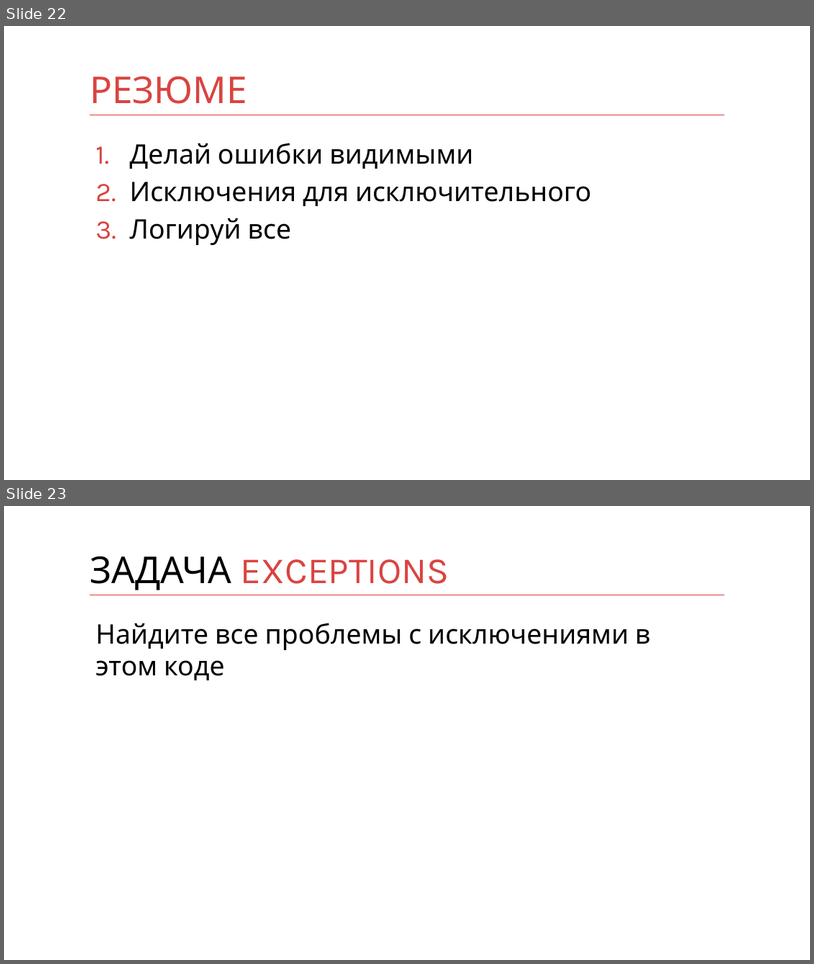
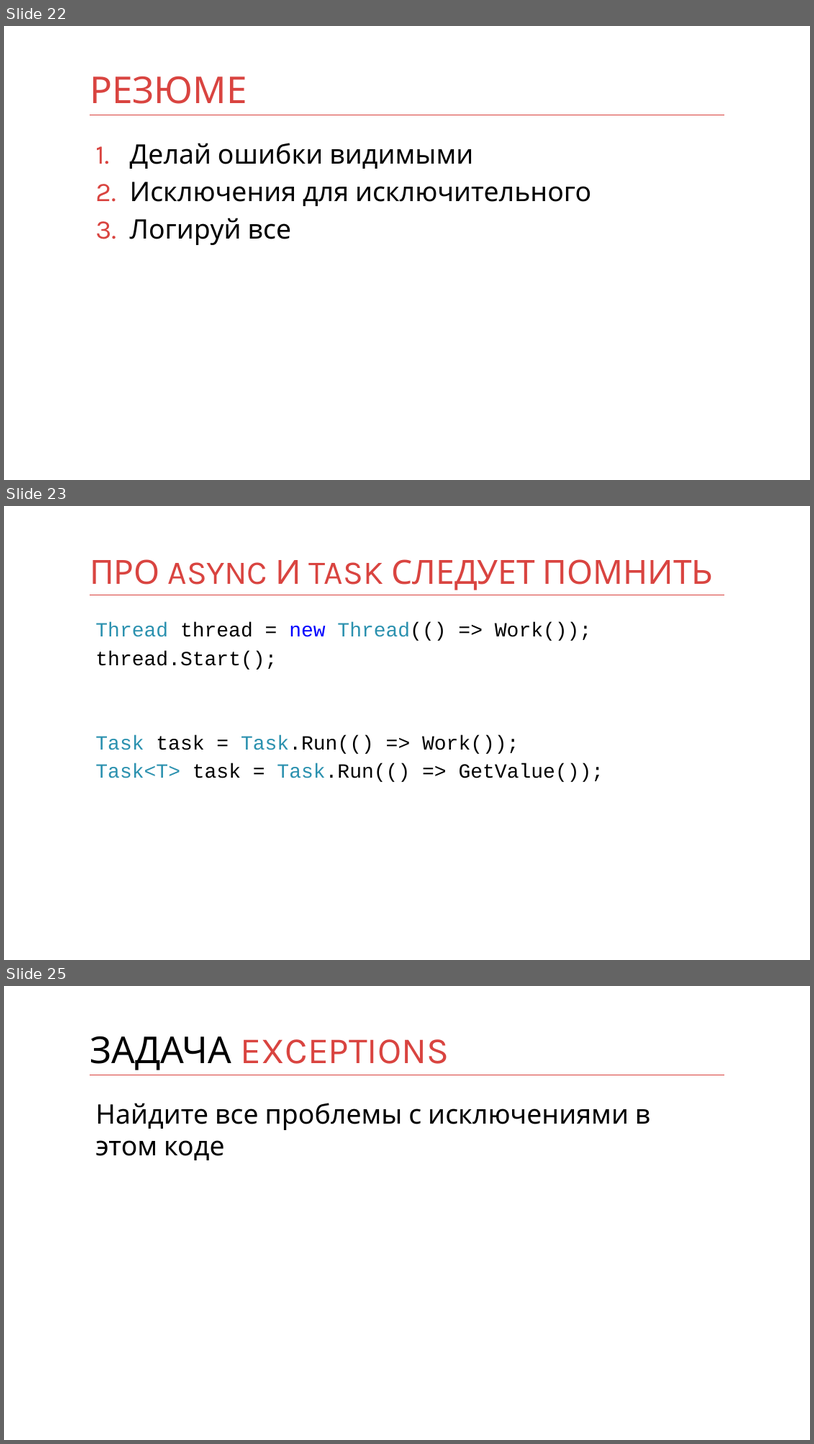
Before and after one commit to kontur-courses/exceptions, a slide deck: exceptions.pptx. Shown one above the other, each under a label of ours: slides 22 and 23 before the commit, slides 22, 23 and 25 after it; the slides between them are not shown. The pictures are 814x964 and 814x1444 pixels, drawn with LibreOffice and Linux fonts; fonts in the diff are those of the drawing. Boxes give left, top, right and bottom in pixels: in the first picture for what was removed or moved away, otherwise in the second. Text is boxed around its words. In the diff, an @@ line names an element or a change of style, - is before the commit and + after.

```diff
--- a/exceptions.pptx
+++ b/exceptions.pptx
@@ slide 23 added at <box>4,506,810,960</box>, background #FFFFFF; not listed: 1 template element that a slide beside it also shows @@
@@ title added at <box>90,559,714,590</box>, 39.6 pt, text #D94440 @@
+ПРО ASYNC И TASK СЛЕДУЕТ ПОМНИТЬ
@@ text added at <box>95,623,604,782</box>, 24 pt, text #000000 @@
+Thread thread = new Thread(() => Work());
+thread.Start();
+Task task = Task.Run(() => Work());
+Task<T> task = Task.Run(() => GetValue());
@@ what was slide 23 is now slide 25 @@
```
Also in this commit, not shown: 3 slides changed, 17 other slides added.
